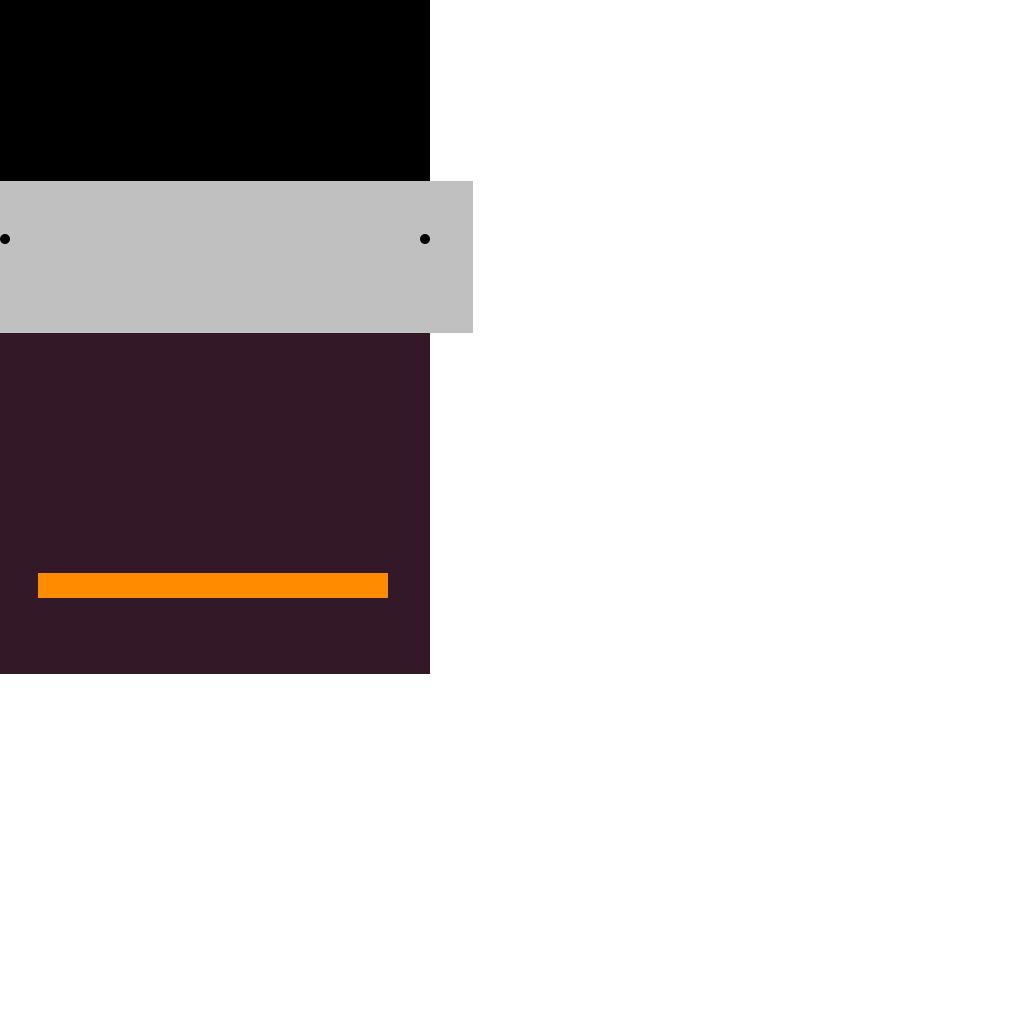
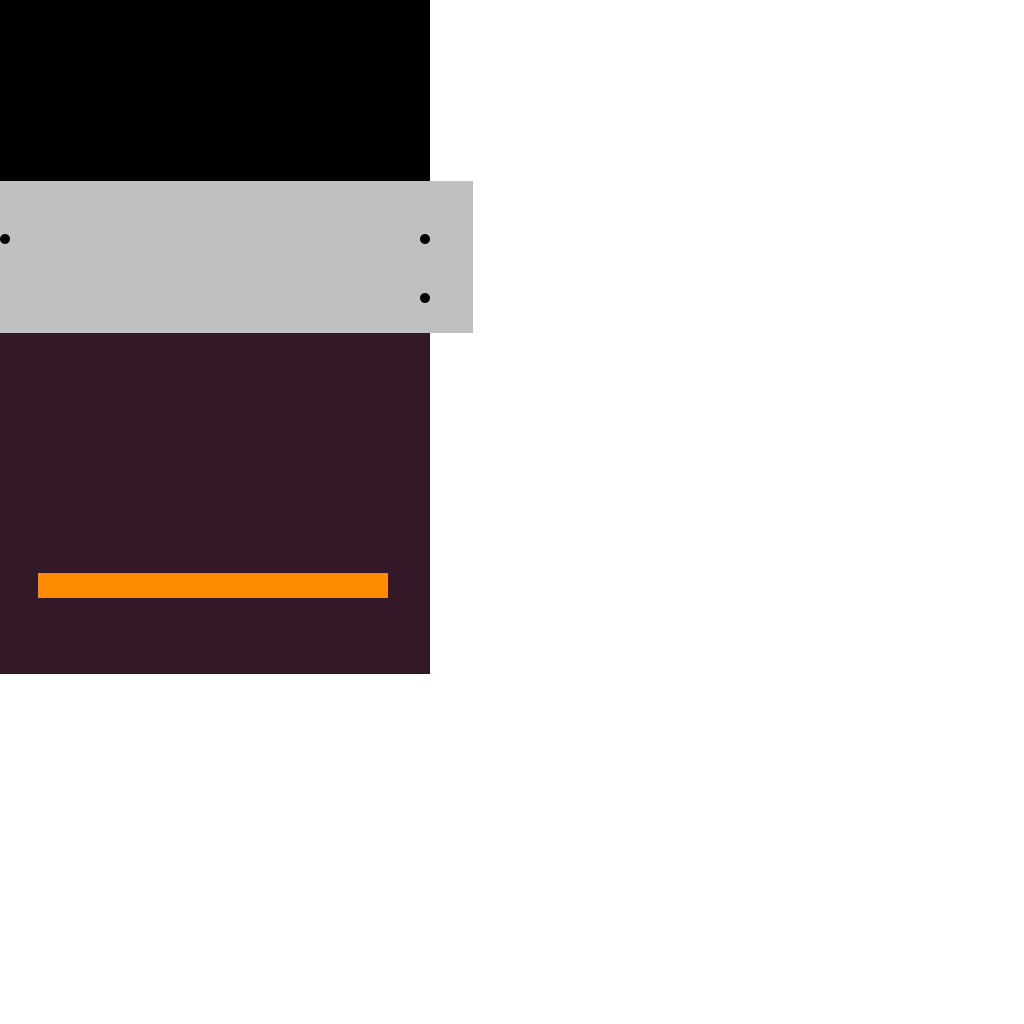
Two versions of the same layered image (1024 x 1024). Layer-by-layer changes:
added layer "Ellipse 1" (1st of 3) above "Ellipse 1" over [420, 293, 430, 303]
